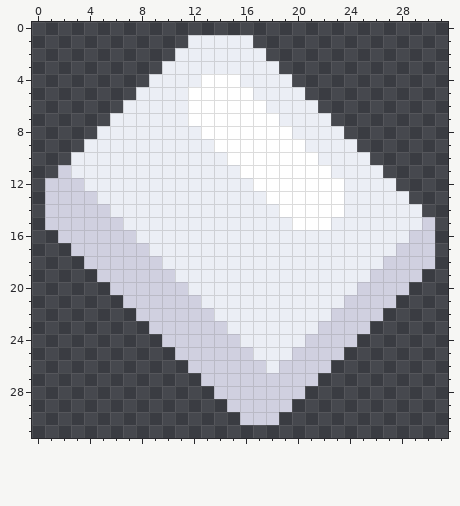
Pixel-art sprite -- core/assets-raw/sprites/items/item-metaglass.png. That is the earlier state.
The file is 32x32 pixels.
And afterwards:
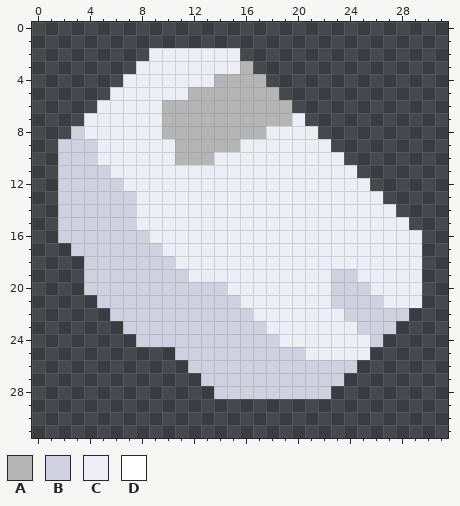
Palette (. is transparent): A #b5b5b5  B #d0d0e0  C #ebeef5  D #ffffff
What changed:
The author changed colour C to colour A in row 3 at x 16; in row 4 at x 16 to 17; in row 5 at x 17 to 18; in row 6 at x 10 to 11 and 18 to 19; in row 7 at x 10 to 11 and 19; in row 8 at x 10 to 12.
The author changed colour C to colour A in rows 9 to 10 at x 11 to 13.
The author changed colour D to colour A in row 4 at x 14 to 15; in row 5 at x 12 to 16; in row 6 at x 12 to 17; in row 7 at x 12 to 18; in row 8 at x 13 to 17; in row 9 at x 14 to 15.
Colour B now appears in row 8 at x 3; in row 9 at x 2 to 3; in row 10 at x 2; in row 19 at x 4; in row 20 at x 4 to 5; in row 21 at x 5 to 6.
Colour B now appears in row 22 at x 6 to 7 and 27 to 28; in row 23 at x 7 to 8 and 26 to 27; in row 24 at x 8 to 9 and 26; in row 26 at x 23 to 24; in row 27 at x 22 to 23; in row 28 at x 21 to 22.
The author changed colour C to colour B in row 9 at x 4; in row 10 at x 3 to 4; in row 11 at x 3 to 5; in row 12 at x 4 to 6; in row 13 at x 5 to 7; in row 14 at x 6 to 7.
The author changed colour C to colour B in row 15 at x 7; in row 16 at x 8; in row 17 at x 9; in row 18 at x 10; in row 19 at x 11 and 23 to 24; in row 20 at x 12 to 14 and 23 to 24.
The author changed colour C to colour B in row 21 at x 13 to 15 and 23; in row 22 at x 14 to 16; in row 23 at x 15 to 17; in row 24 at x 16 to 18; in row 25 at x 17 to 19; in row 26 at x 18.
Colour C now appears in row 2 at x 9 to 10; in row 3 at x 8 to 9; in row 4 at x 7 to 8; in row 5 at x 6 to 7; in row 6 at x 5 to 6; in row 7 at x 4 to 5.
Colour C now appears in row 8 at x 4; in row 20 at x 29; in row 21 at x 28 to 29; in row 24 at x 25; in row 25 at x 24 to 25.
The author changed colour B to colour C in row 16 at x 29; in row 17 at x 28 to 29; in row 18 at x 27 to 29; in row 19 at x 26 to 29; in row 20 at x 26 to 28; in row 21 at x 27.
The author changed colour B to colour C in row 22 at x 23; in row 23 at x 22 to 24; in row 24 at x 21 to 24; in row 25 at x 21 to 23.
The author changed colour D to colour C in row 4 at x 13; in row 8 at x 18 to 19; in row 9 at x 16 to 20; in row 10 at x 15 to 21; in row 11 at x 16 to 22; in row 12 at x 17 to 23.
The author changed colour D to colour C in row 13 at x 18 to 23; in row 14 at x 19 to 23; in row 15 at x 20 to 22.
Colour B is removed in rows 12 to 14 at x 1; in row 15 at x 1 and 30; in rows 16 to 18 at x 30; in row 29 at x 15 to 19; in row 30 at x 16 to 18.
Colour C is removed in row 1 at x 12 to 16; in row 2 at x 16 to 17; in row 3 at x 17 to 18; in row 4 at x 18 to 19; in row 5 at x 19 to 20; in row 6 at x 20 to 21.
Colour C is removed in row 7 at x 21 to 22; in row 8 at x 22 to 23; in row 9 at x 23 to 24; in row 10 at x 24 to 25; in row 11 at x 25 to 26; in row 12 at x 26 to 27.
Colour C is removed in row 13 at x 27 to 28; in row 14 at x 28 to 29; in row 15 at x 29.
Boxes around the changes in both pictures, in picture pixels (x1, y1, x2, y2):
changed: (45, 35, 435, 425)
